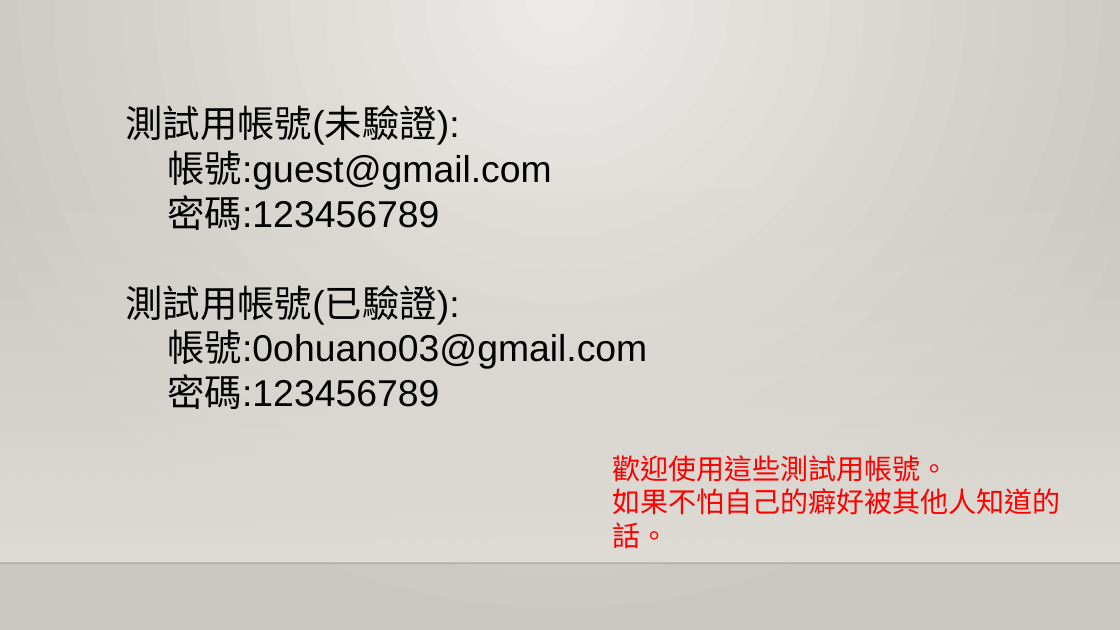
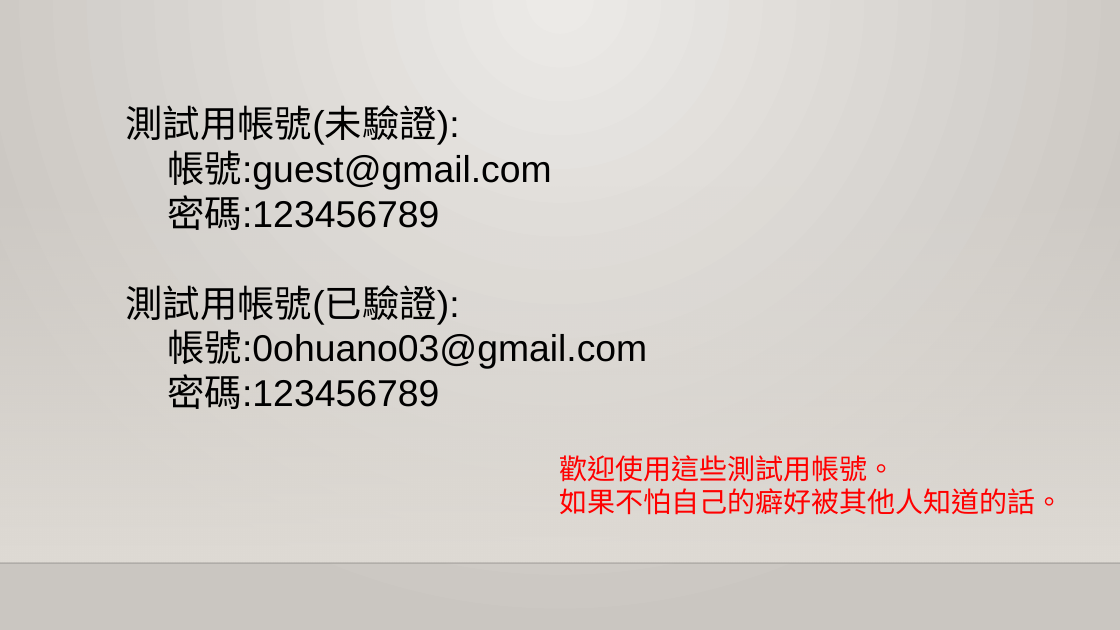
Before and after one commit to YukiHime-TW/nhentai, a slide deck: slide 8 of 漫畫筆記本-00757028+00757018.pptx (slide 7 before the commit). Drawn at 1120x630 pixels with LibreOffice and Linux fonts; fonts in the diff are those of the drawing; background and template pictures are left out. Boxes give left, top, right and bottom in pixels: in the first picture for what was removed or moved away, otherwise in the second. Text is boxed around its words. In the diff, an @@ line names an element or a change of style, - is before the commit and + after.

```diff
--- a/漫畫筆記本-00757028+00757018.pptx
+++ b/漫畫筆記本-00757028+00757018.pptx
@@ text "歡迎使用這些測試用帳號。" rewrapped from (612, 455, 1060, 549) to (559, 455, 1063, 515) @@
```
Also in this commit, not shown: 1 other slide changed, 1 slide added.
